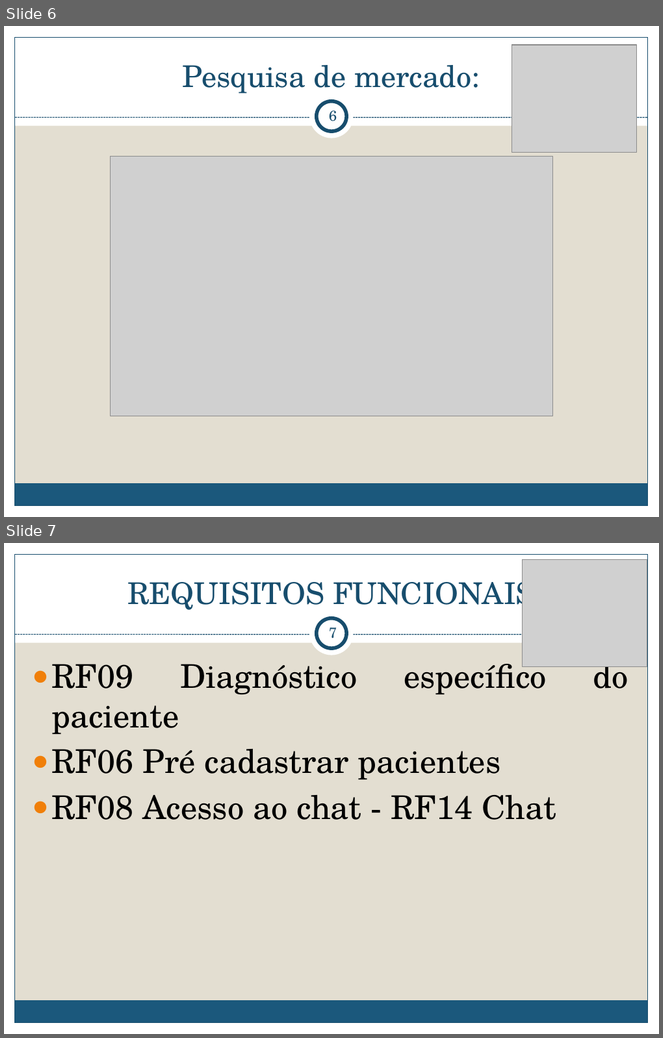
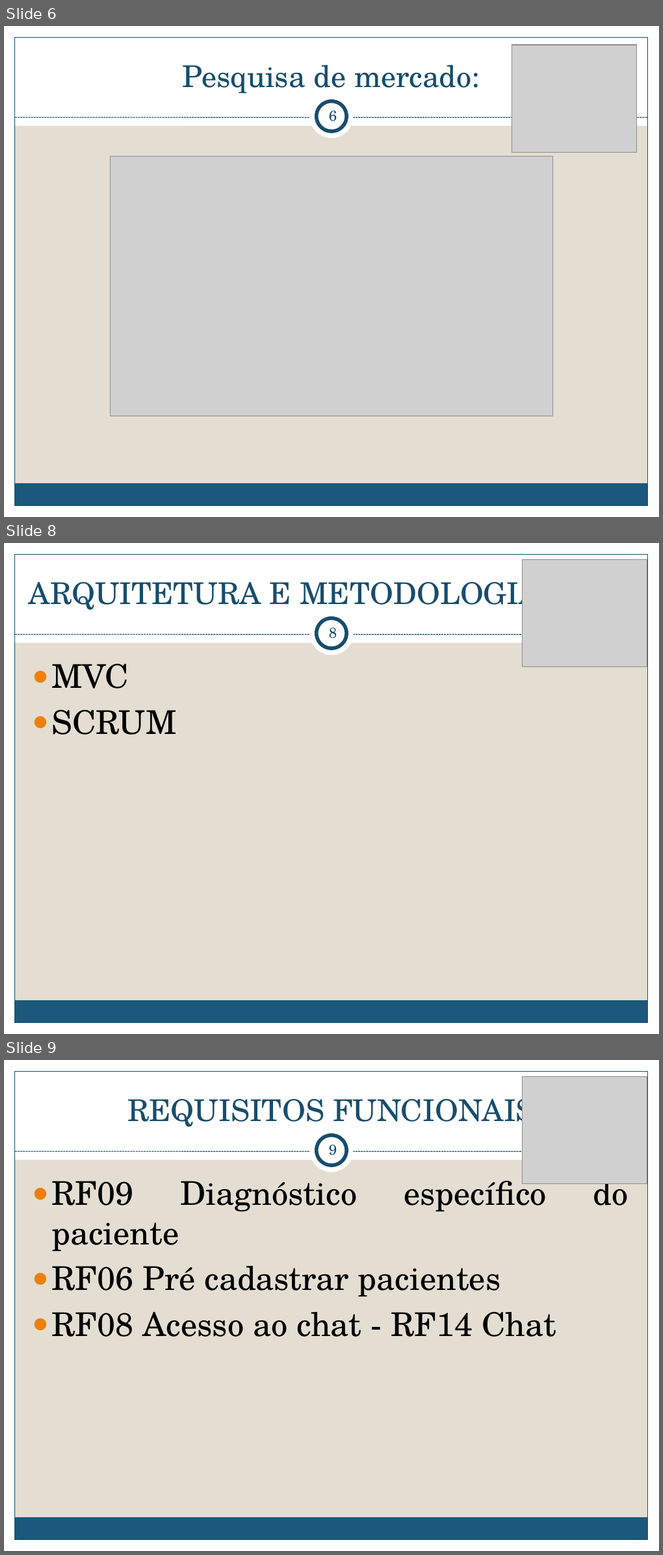
Before and after one commit to jhenitmj/PSIQ, a slide deck: DocumentoPSIQ/PSIQ.pptx. Shown one above the other, each under a label of ours: slides 6 and 7 before the commit, slides 6, 8 and 9 after it; the slides between them are not shown. The pictures are 663x1038 and 663x1555 pixels, drawn with LibreOffice and Linux fonts; fonts in the diff are those of the drawing; grey boxes stand for pictures. Boxes give left, top, right and bottom in pixels: in the first picture for what was removed or moved away, otherwise in the second. Text is boxed around its words. In the diff, an @@ line names an element or a change of style, - is before the commit and + after.

```diff
--- a/DocumentoPSIQ/PSIQ.pptx
+++ b/DocumentoPSIQ/PSIQ.pptx
@@ slide 8 added at [4,543,659,1034], background #E3DED1; not listed: 9 template elements that a slide beside it also shows @@
@@ picture added at [522,559,647,667] @@
@@ title added at [29,574,549,613], 33 pt, text #184E6D @@
+ARQUITETURA E METODOLOGIA:
@@ page number added at [329,627,337,639], 16 pt, text #184E6D @@
+8
@@ text added at [51,664,176,735], 36 pt, text #000000 @@
+● MVC
+● SCRUM
@@ what was slide 7 is now slide 9 @@
@@ page number at [329,1144,337,1156]: text changed @@
-7
+9
```
Also in this commit, not shown: 1 slide changed, 1 other slide added, 5 other files.
